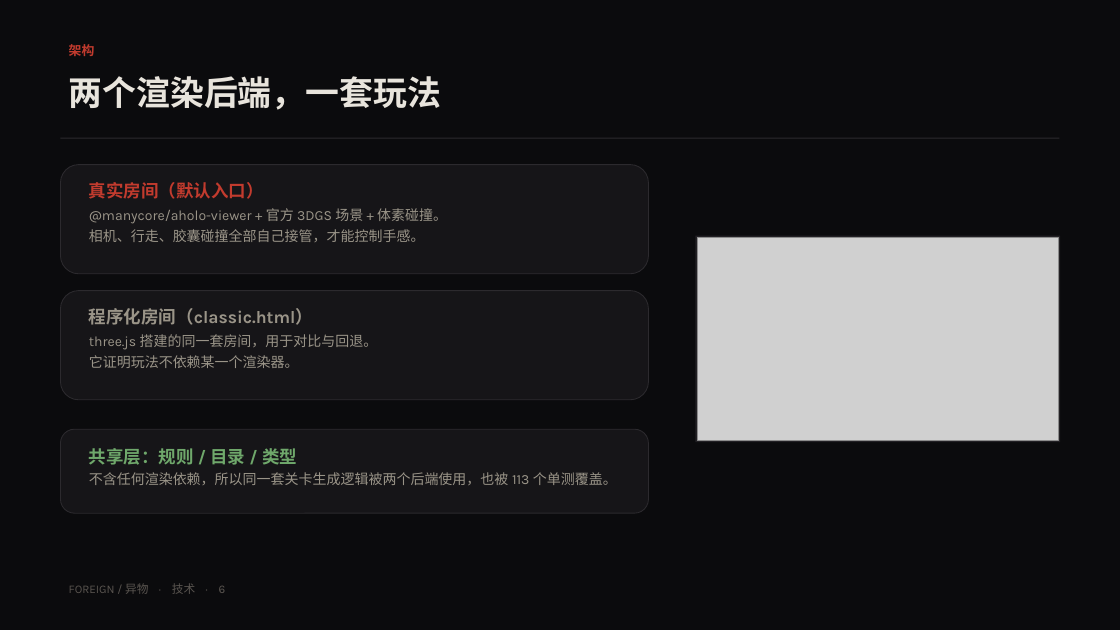
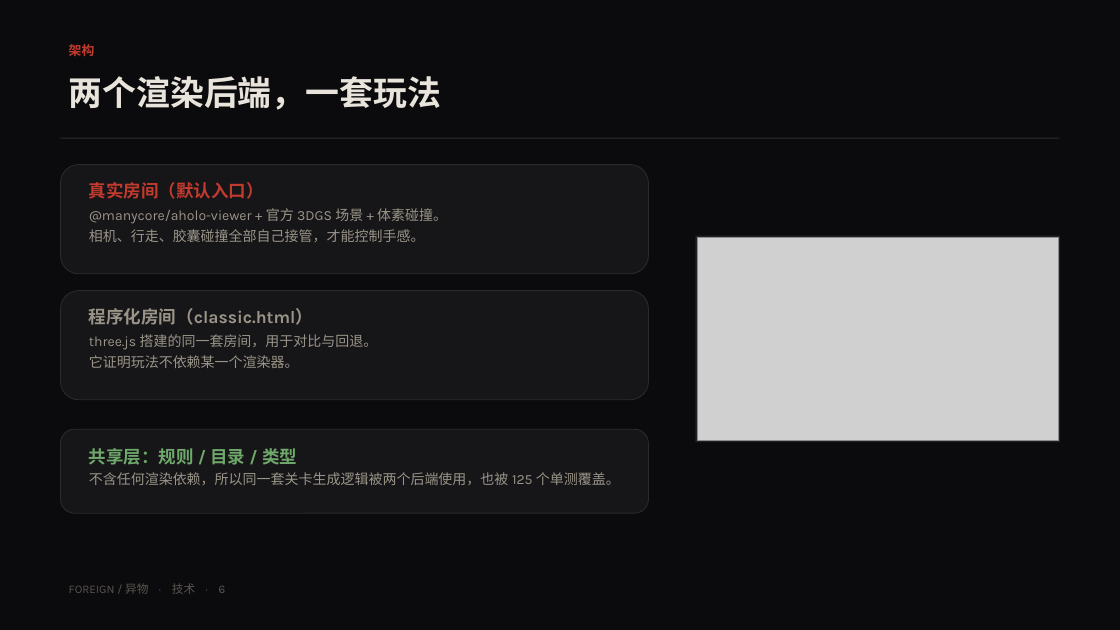
Before and after one commit to cyn-nya/foreign, a slide deck: slide 6 of artifacts/report/FOREIGN-report.pptx. Drawn at 1120x630 pixels with LibreOffice and Linux fonts; fonts in the diff are those of the drawing; grey boxes stand for pictures. Boxes give left, top, right and bottom in pixels: in the first picture for what was removed or moved away, otherwise in the second. Text is boxed around its words. In the diff, an @@ line names an element or a change of style, - is before the commit and + after.

```diff
--- a/artifacts/report/FOREIGN-report.pptx
+++ b/artifacts/report/FOREIGN-report.pptx
@@ text at [89,472,620,485]: text changed @@
-不含任何渲染依赖，所以同一套关卡生成逻辑被两个后端使用，也被 113 个单测覆盖。
+不含任何渲染依赖，所以同一套关卡生成逻辑被两个后端使用，也被 125 个单测覆盖。
```
Also in this commit, not shown: 1 other slide changed, 3 other files.
